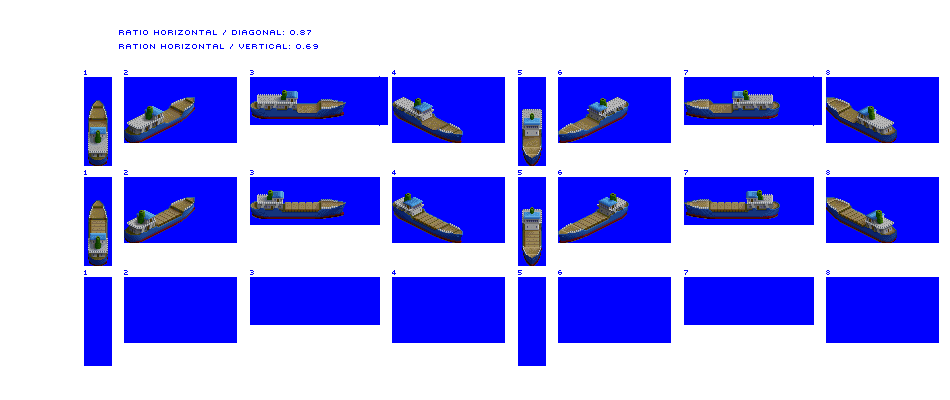
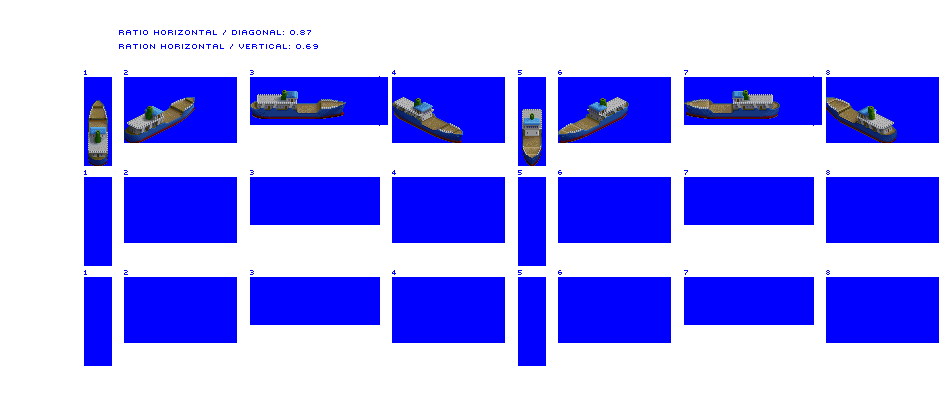
Revision of a layered 950×400 image; what changed, layer by layer:
removed layer "Coaster copy" over 88, 190, 897, 266
painted on "Island Trader" over 258, 97, 771, 117
